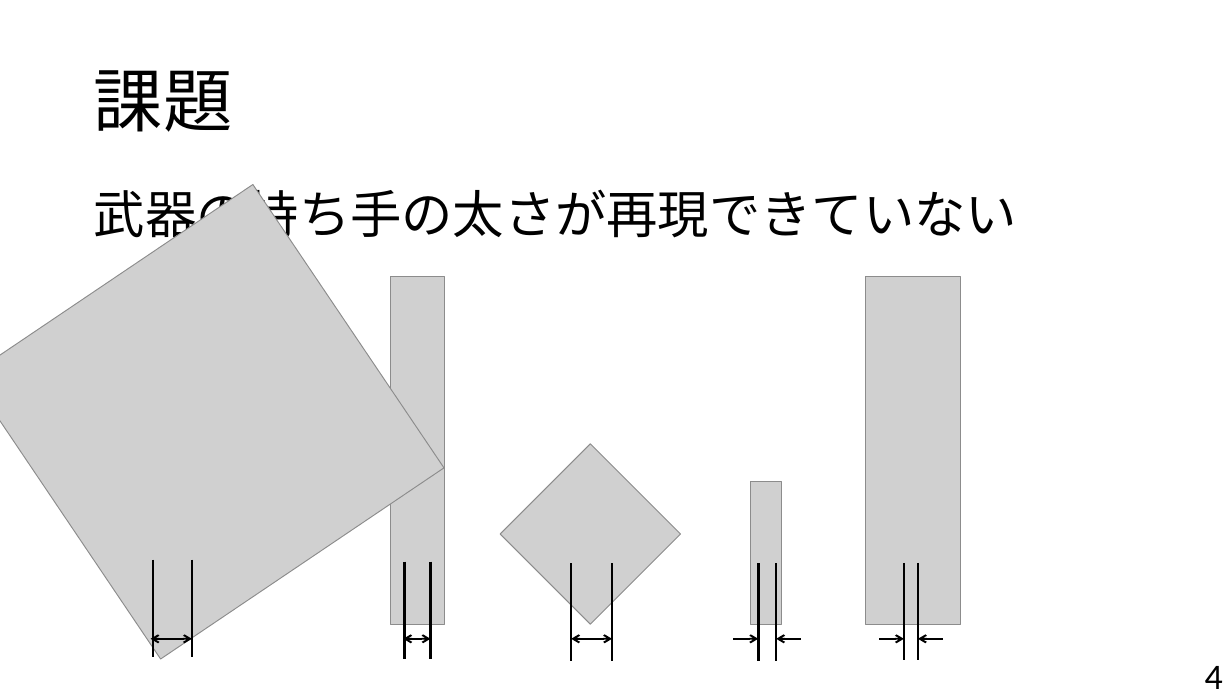
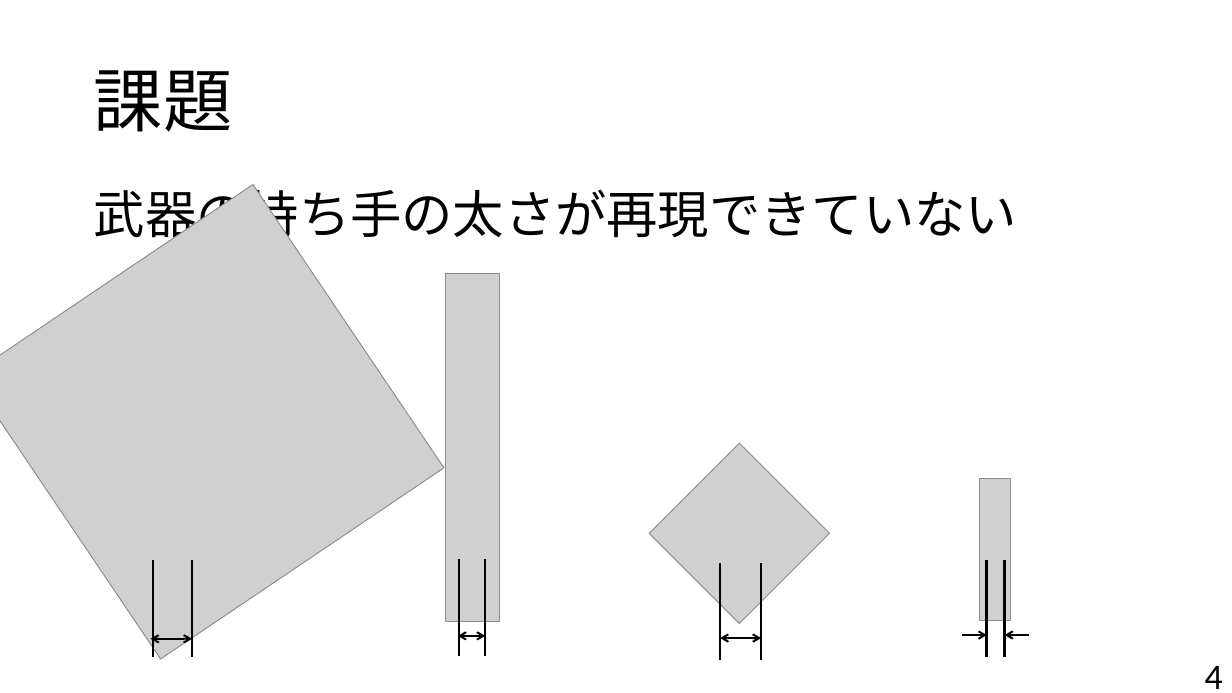
Before and after one commit to hillive/20250807_Chukan_MichitoK, a slide deck: slide 4 of 中間-太さ.pptx. Drawn at 1232x693 pixels with LibreOffice and Linux fonts; fonts in the diff are those of the drawing; grey boxes stand for pictures. Boxes give left, top, right and bottom in pixels: in the first picture for what was removed or moved away, otherwise in the second. Text is boxed around its words. In the diff, an @@ line names an element or a change of style, - is before the commit and + after.

```diff
--- a/中間-太さ.pptx
+++ b/中間-太さ.pptx
@@ picture: place and size @@
-picture at <box>391,276,445,624</box>
+picture at <box>445,274,500,621</box>
@@ picture removed at <box>866,276,960,624</box> @@
@@ line removed from (904, 563) to (904, 661) @@
@@ line removed from (919, 563) to (919, 661) @@
@@ 2 lines, 1 double arrow: place and size @@
-2 lines, 1 double arrow at <box>403,562,431,659</box>
+2 lines, 1 double arrow at <box>458,559,485,656</box>
@@ 2 lines, 1 picture, 1 double arrow: place and size @@
-2 lines, 1 picture, 1 double arrow at <box>500,444,681,661</box>
+2 lines, 1 picture, 1 double arrow at <box>649,443,830,660</box>
@@ arrow removed from (879, 639) to (904, 639) @@
@@ arrow removed from (943, 639) to (919, 639) @@
@@ 2 lines, 2 arrows, 1 picture: place and size @@
-2 lines, 2 arrows, 1 picture at <box>734,482,801,661</box>
+2 lines, 2 arrows, 1 picture at <box>962,478,1030,657</box>
```
Also in this commit, not shown: 3 other slides changed, 3 other files.
